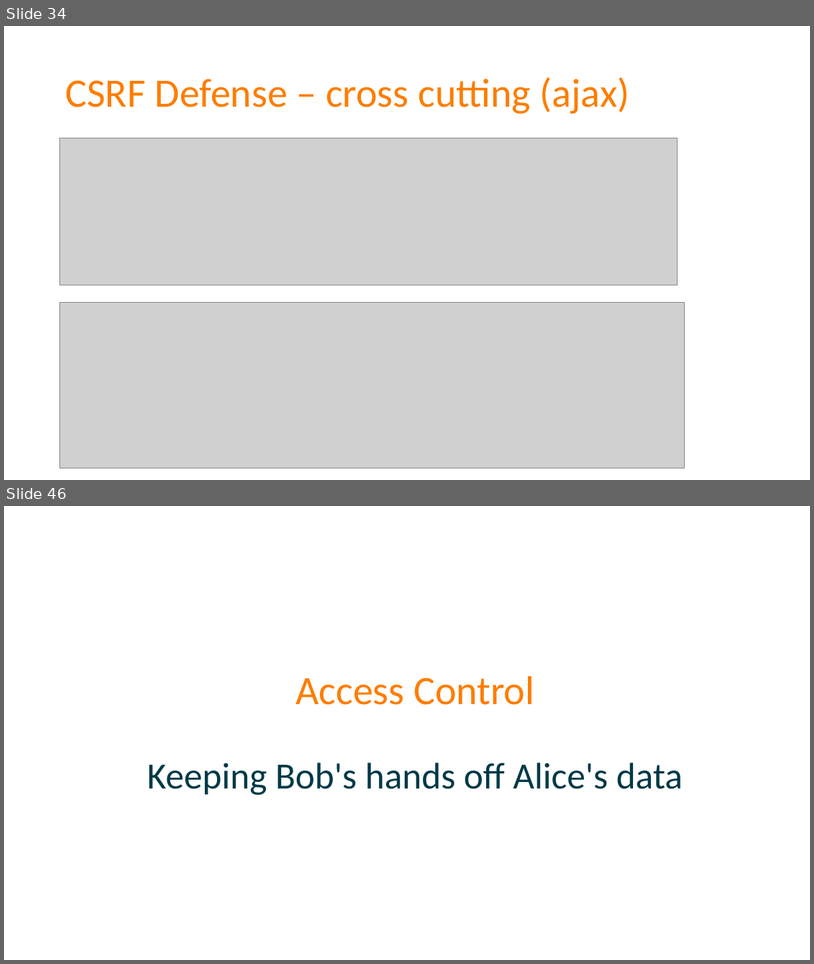
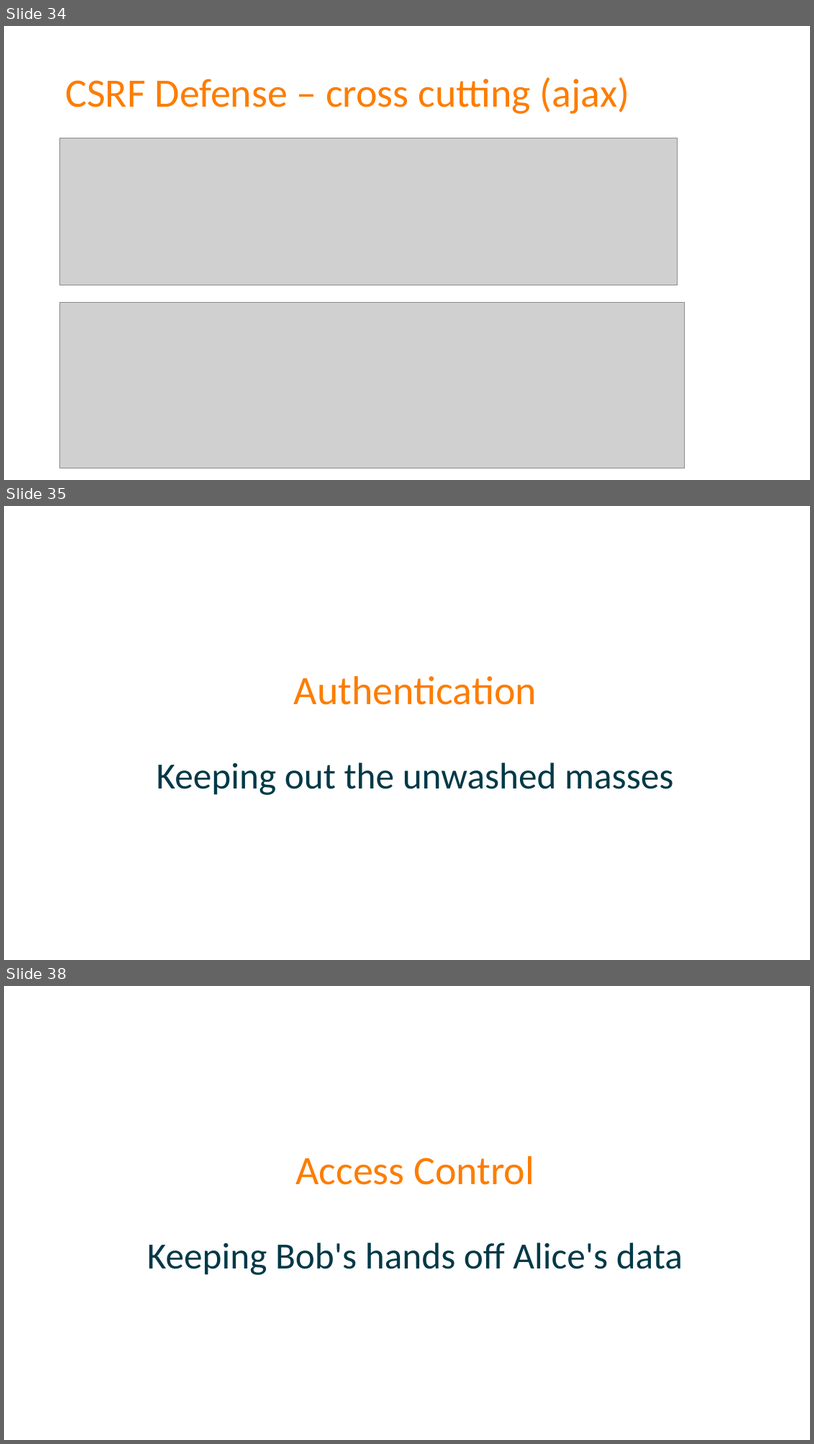
Before and after one commit to spetryjohnson/Talk---Dont-Write-Secure-Code-Design-Secure-Systems, a slide deck: Secure Systems - CodeMash 2017.pptx. Shown one above the other, each under a label of ours: slides 34 and 46 before the commit, slides 34, 35 and 38 after it; the slides between them are not shown. The pictures are 814x964 and 814x1444 pixels, drawn with LibreOffice and Linux fonts; fonts in the diff are those of the drawing; grey boxes stand for pictures. Boxes give left, top, right and bottom in pixels: in the first picture for what was removed or moved away, otherwise in the second. Text is boxed around its words. In the diff, an @@ line names an element or a change of style, - is before the commit and + after.

```diff
--- a/Secure Systems - CodeMash 2017.pptx
+++ b/Secure Systems - CodeMash 2017.pptx
@@ slide 35 added at (4, 506, 810, 960), background #FFFFFF @@
@@ title added at (157, 676, 674, 795), 44 pt, text #013947 @@
+Authentication
+Keeping out the unwashed masses
@@ what was slide 46 is now slide 38 @@
```
Also in this commit, not shown: 9 slides changed, 7 other slides added, 4 slides removed, 1 other file.
